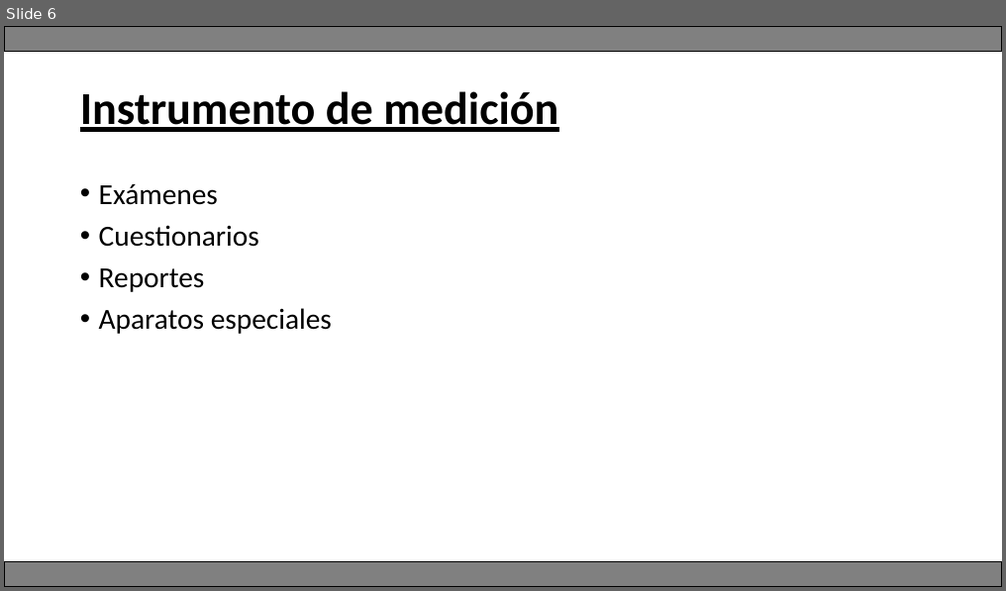
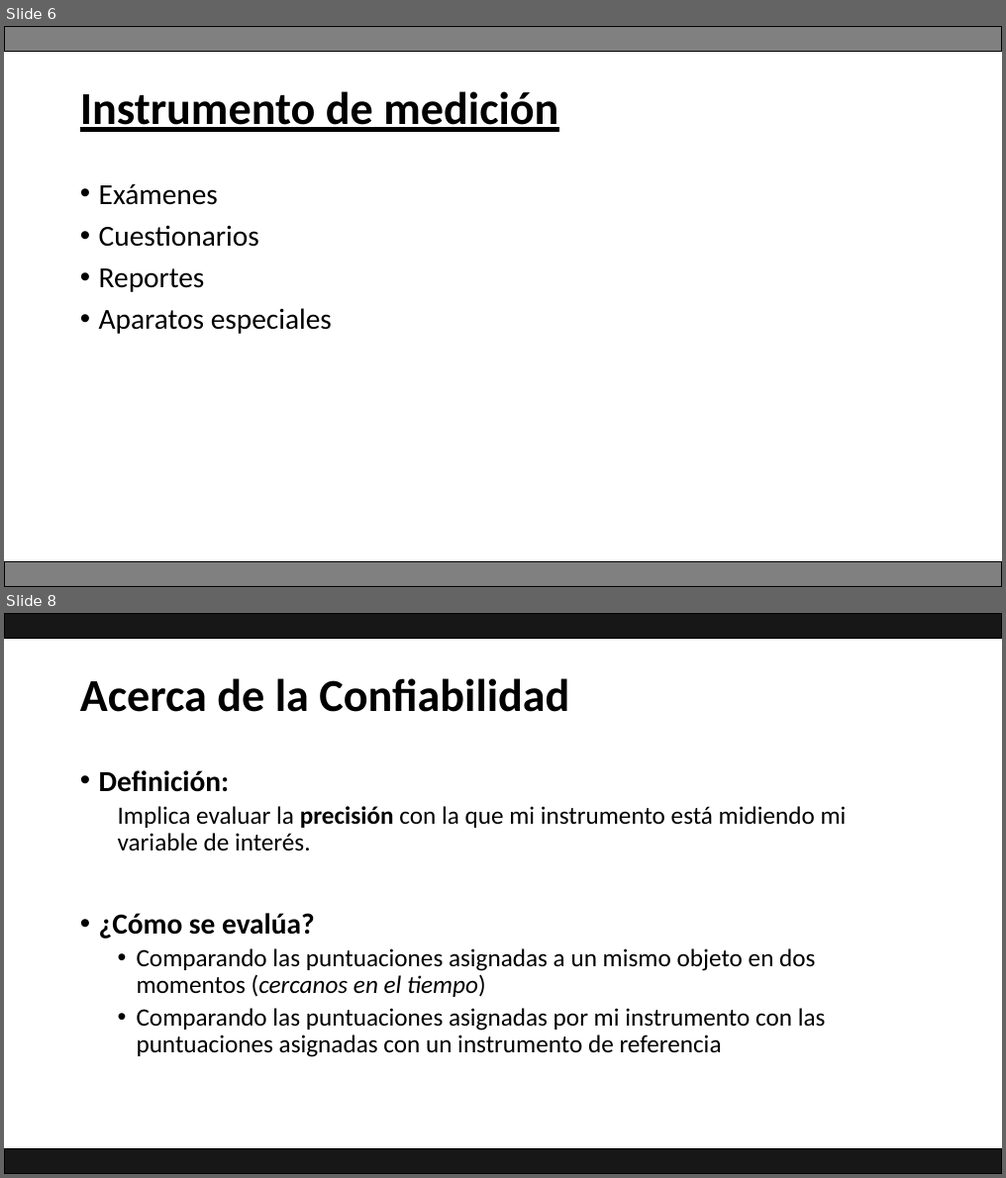
Before and after one commit to Adrifelcha/afchavez-019, a slide deck: JeanPiaget/Presentaciones/04_RecolecciónyAnálisisDatos.pptx. Shown one above the other, each under a label of ours: slide 6 before the commit, slides 6 and 8 after it; the slides between them are not shown. The pictures are 1006x591 and 1006x1178 pixels, drawn with LibreOffice and Linux fonts; fonts in the diff are those of the drawing. Boxes give left, top, right and bottom in pixels: in the first picture for what was removed or moved away, otherwise in the second. Text is boxed around its words. In the diff, an @@ line names an element or a change of style, - is before the commit and + after.

```diff
--- a/JeanPiaget/Presentaciones/04_RecolecciónyAnálisisDatos.pptx
+++ b/JeanPiaget/Presentaciones/04_RecolecciónyAnálisisDatos.pptx
@@ slide 8 added at (4,613,1002,1174), background #FFFFFF @@
@@ rectangle added at (4,613,1002,638), fill #181717, outline #000000 1 pt @@
@@ title added at (80,678,569,712), 44 pt, text #000000, bold @@
+Acerca de la Confiabilidad
@@ text added at (99,770,846,1058), 24 pt, text #000000 @@
+• Definición:
+  Implica evaluar la precisión con la que mi instrumento está midiendo mi variable de interés.
+• ¿Cómo se evalúa?
+  • Comparando las puntuaciones asignadas a un mismo objeto en dos momentos (cercanos en el tiempo)
+  • Comparando las puntuaciones asignadas por mi instrumento con las puntuaciones asignadas con un instrumento de referencia
@@ rectangle added at (4,1150,1002,1174), fill #181717, outline #000000 1 pt @@
```
Also in this commit, not shown: 1 slide changed, 19 other slides added, 11 other files.
